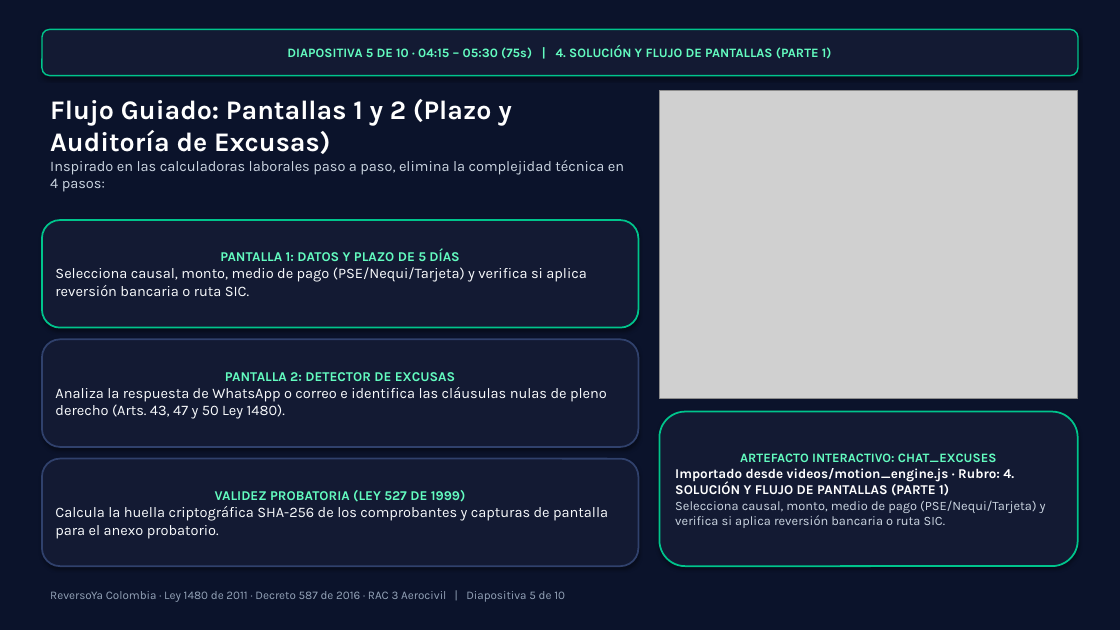
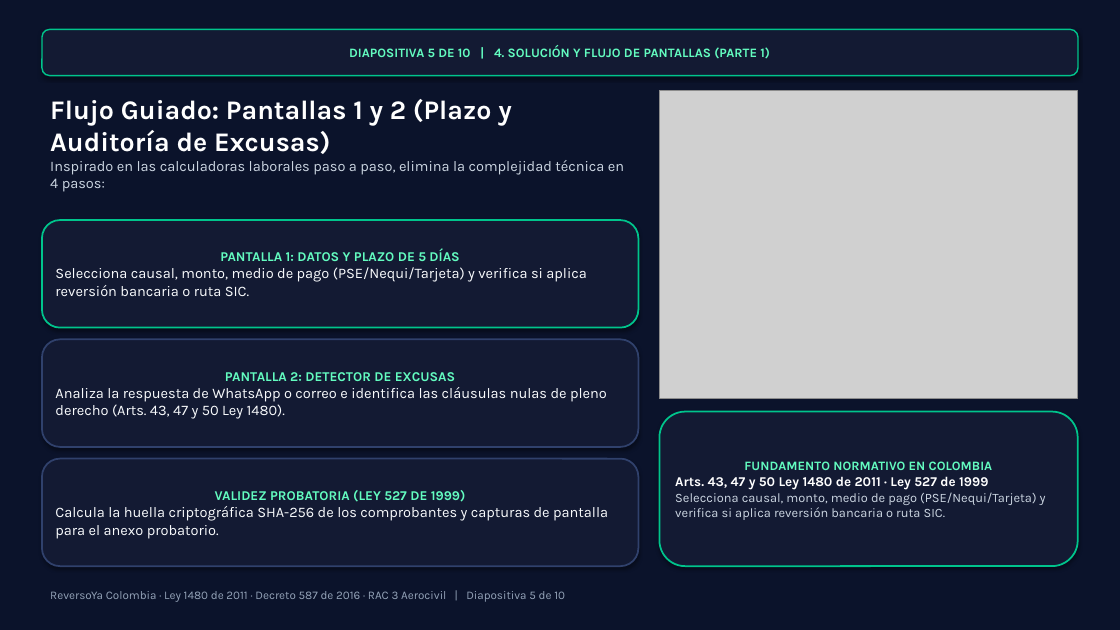
Before and after one commit to seagomezar/reversoya, a slide deck: slide 5 of ReversoYa_Presentacion_10Minutos.pptx. Drawn at 1120x630 pixels with LibreOffice and Linux fonts; fonts in the diff are those of the drawing; grey boxes stand for pictures. Boxes give left, top, right and bottom in pixels: in the first picture for what was removed or moved away, otherwise in the second. Text is boxed around its words. In the diff, an @@ line names an element or a change of style, - is before the commit and + after.

```diff
--- a/ReversoYa_Presentacion_10Minutos.pptx
+++ b/ReversoYa_Presentacion_10Minutos.pptx
@@ text in rounded rectangle at bbox=[349, 45, 770, 59]: text changed @@
-DIAPOSITIVA 5 DE 10 · 04:15 – 05:30 (75s) | 4. SOLUCIÓN Y FLUJO DE PANTALLAS (PARTE 1)
+DIAPOSITIVA 5 DE 10 | 4. SOLUCIÓN Y FLUJO DE PANTALLAS (PARTE 1)
@@ text in rounded rectangle at bbox=[675, 461, 993, 490]: text changed @@
-ARTEFACTO INTERACTIVO: CHAT_EXCUSES
-Importado desde videos/motion_engine.js · Rubro: 4. SOLUCIÓN Y FLUJO DE PANTALLAS (PARTE 1)
+FUNDAMENTO NORMATIVO EN COLOMBIA
+Arts. 43, 47 y 50 Ley 1480 de 2011 · Ley 527 de 1999
```
Also in this commit, not shown: 9 other slides changed, 12 other files.
